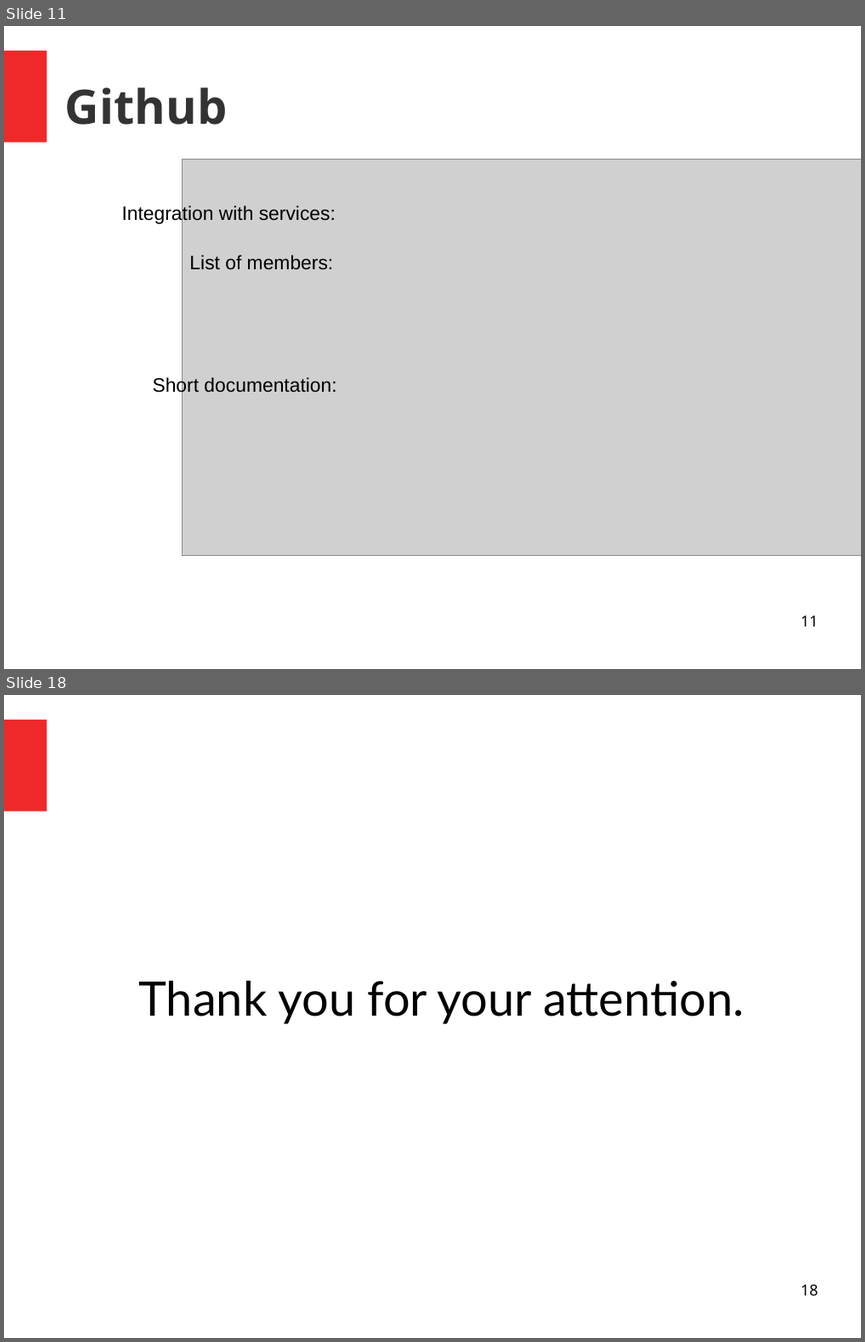
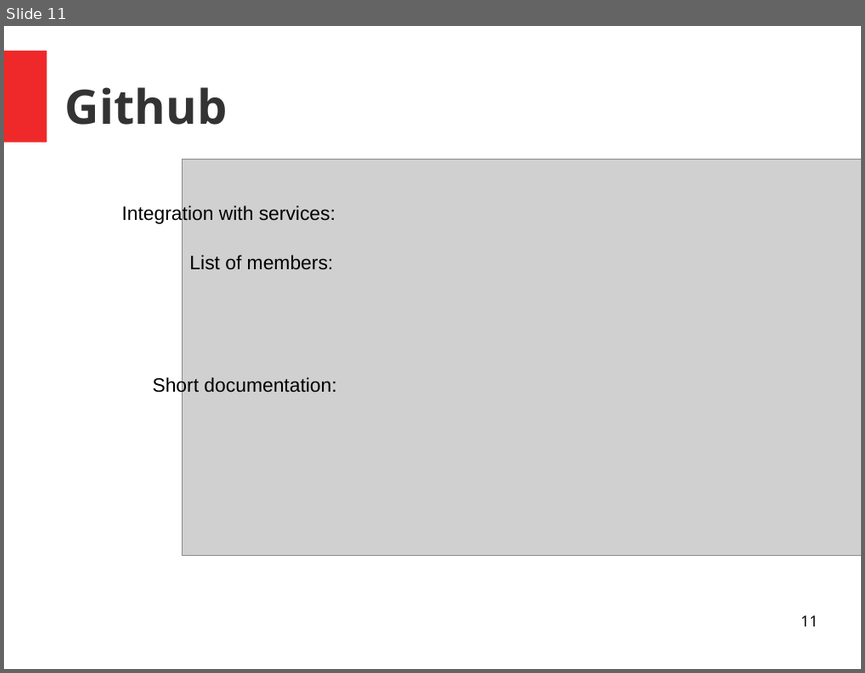
Before and after one commit to unige-pinfo-2019/PInfo3, a slide deck: Docs/Presentations/pres2.odp. Shown one above the other, each under a label of ours: slides 11 and 18 before the commit, slide 11 after it; the slides between them are not shown. The pictures are 865x1342 and 865x673 pixels, drawn with LibreOffice and Linux fonts; fonts in the diff are those of the drawing; grey boxes stand for pictures. Boxes give left, top, right and bottom in pixels: in the first picture for what was removed or moved away, otherwise in the second. Text is boxed around its words. In the diff, an @@ line names an element or a change of style, - is before the commit and + after.

```diff
--- a/Docs/Presentations/pres2.odp
+++ b/Docs/Presentations/pres2.odp
@@ slide 18 removed at (x1=4, y1=695, x2=861, y2=1338), background #FFFFFF; not listed: 1 template element that a slide beside it also shows @@
@@ subtitle removed at (x1=138, y1=981, x2=744, y2=1024) @@
-Thank you for your attention.
@@ page number removed at (x1=800, y1=1284, x2=817, y2=1295) @@
-18
```
Also in this commit, not shown: 3 slides changed, 5 slides added, 6 other slides removed, 1 other file.
